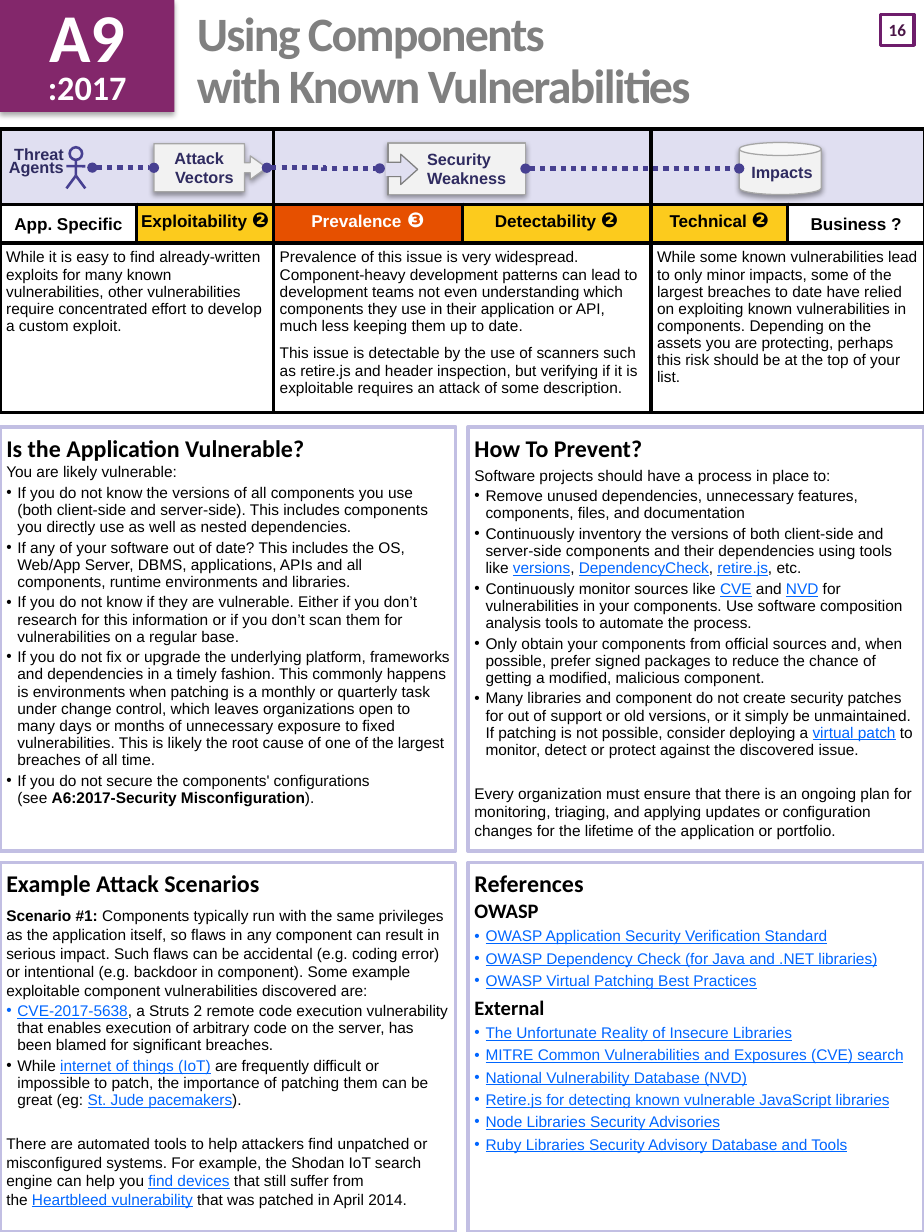
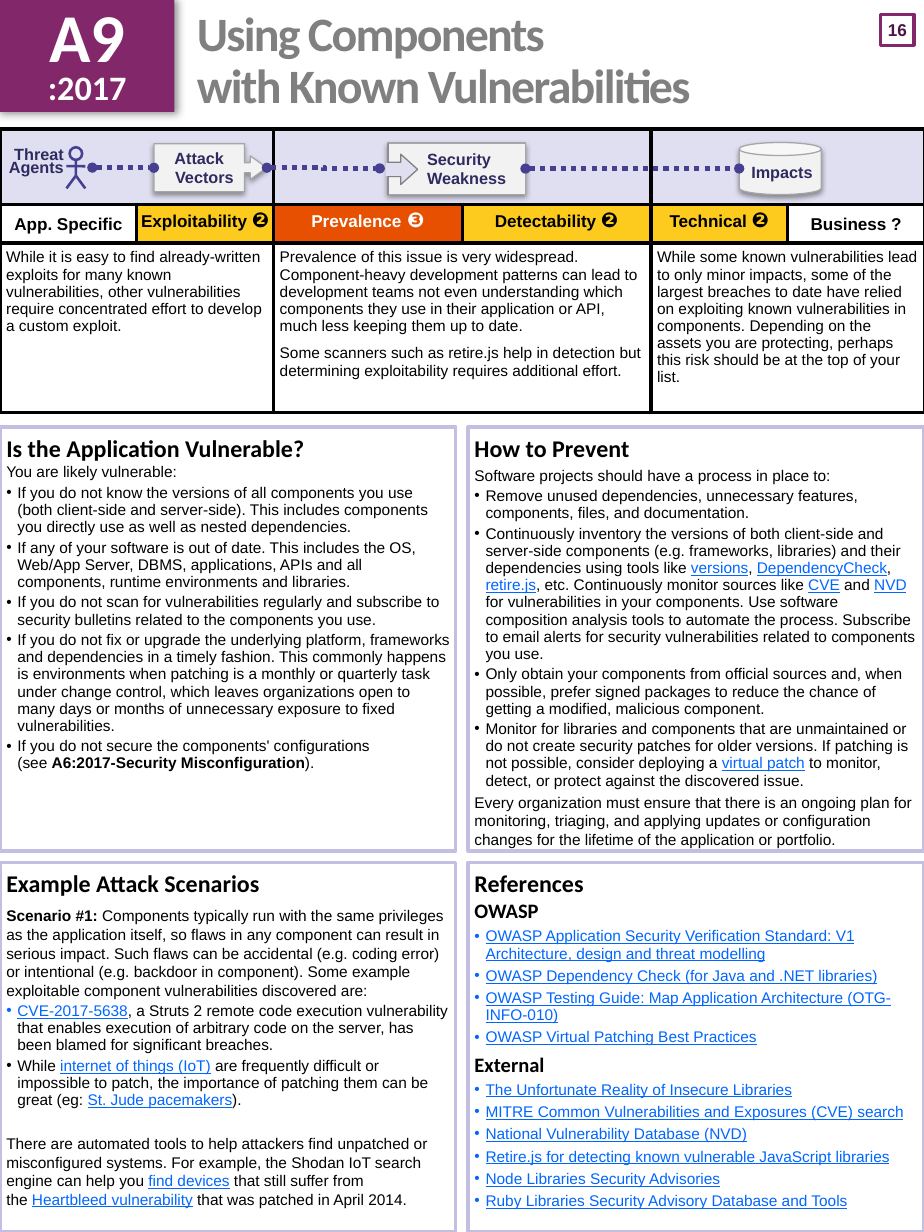
Before and after one commit to OWASP/Top10, a slide deck: slide 17 of 2017/OWASP Top 10 2017 GM (en).pptx. Drawn at 924x1232 pixels with LibreOffice and Linux fonts; fonts in the diff are those of the drawing. Boxes give left, top, right and bottom in pixels: in the first picture for what was removed or moved away, otherwise in the second. Text is boxed around its words. In the diff, an @@ line names an element or a change of style, - is before the commit and + after.

Commit message:
OWASP Top 10 2017 Golden Master
Regenerate final Golden Master docx, PDF, html, upload latest PPTX, etc.
General tidy up of Markdown.

```diff
--- a/2017/OWASP Top 10 2017 GM (en).pptx
+++ b/2017/OWASP Top 10 2017 GM (en).pptx
@@ text "A9" at box(0, 0, 175, 112): shadow on @@
@@ page number at box(881, 15, 915, 46): font Calibri to Arial; outline #6D1D6B 2 pt to #83276B 2 pt @@
@@ table at box(0, 129, 924, 413) @@
-row 3, column 3: Prevalence of this issue is very widespread. Component-heavy development patterns can lead to development teams not even understanding which components they use in their application or API, much less keeping them up to date. / This issue is detectable by the use of scanners such as retire.js and header inspection, but verifying if it is exploitable requires an attack of some description.
+row 3, column 3: Prevalence of this issue is very widespread. Component-heavy development patterns can lead to development teams not even understanding which components they use in their application or API, much less keeping them up to date. / Some scanners such as retire.js help in detection but determining exploitability requires additional effort.
@@ text at box(474, 441, 629, 457): text changed @@
-How To Prevent?
+How to Prevent
@@ text at box(486, 489, 915, 662): text changed @@
-• Remove unused dependencies, unnecessary features, components, files, and documentation
-• Continuously inventory the versions of both client-side and server-side components and their dependencies using tools like versions, DependencyCheck, retire.js, etc.
-• Continuously monitor sources like CVE and NVD for vulnerabilities in your components. Use software composition analysis tools to automate the process.
+• Remove unused dependencies, unnecessary features, components, files, and documentation.
+• Continuously inventory the versions of both client-side and server-side components (e.g. frameworks, libraries) and their dependencies using tools like versions, DependencyCheck,
+  retire.js, etc. Continuously monitor sources like CVE and NVD
+  for vulnerabilities in your components. Use software composition analysis tools to automate the process. Subscribe to email alerts for security vulnerabilities related to components you use.
@@ text at box(17, 541, 450, 731): text changed @@
-• If any of your software out of date? This includes the OS, Web/App Server, DBMS, applications, APIs and all components, runtime environments and libraries.
-• If you do not know if they are vulnerable. Either if you don’t research for this information or if you don’t scan them for vulnerabilities on a regular base.
-• If you do not fix or upgrade the underlying platform, frameworks and dependencies in a timely fashion. This commonly happens is environments when patching is a monthly or quarterly task under change control, which leaves organizations open to many days or months of unnecessary exposure to fixed vulnerabilities. This is likely the root cause of one of the largest breaches of all time.
+• If any of your software is out of date. This includes the OS, Web/App Server, DBMS, applications, APIs and all components, runtime environments and libraries.
+• If you do not scan for vulnerabilities regularly and subscribe to security bulletins related to the components you use.
+• If you do not fix or upgrade the underlying platform, frameworks and dependencies in a timely fashion. This commonly happens is environments when patching is a monthly or quarterly task under change control, which leaves organizations open to many days or months of unnecessary exposure to fixed vulnerabilities.
@@ text at box(486, 722, 908, 789): text changed @@
-• Many libraries and component do not create security patches for out of support or old versions, or it simply be unmaintained. If patching is not possible, consider deploying a virtual patch to monitor, detect or protect against the discovered issue.
+• Monitor for libraries and components that are unmaintained or do not create security patches for older versions. If patching is not possible, consider deploying a virtual patch to monitor, detect, or protect against the discovered issue.
@@ text at box(486, 929, 855, 962): text changed @@
-• OWASP Application Security Verification Standard
+• OWASP Application Security Verification Standard: V1 Architecture, design and threat modelling
@@ text at box(486, 991, 891, 1024): paragraph added @@
+• OWASP Testing Guide: Map Application Architecture (OTG-INFO-010)
```
Also in this commit, not shown: 26 other slides changed, 22 other files.
